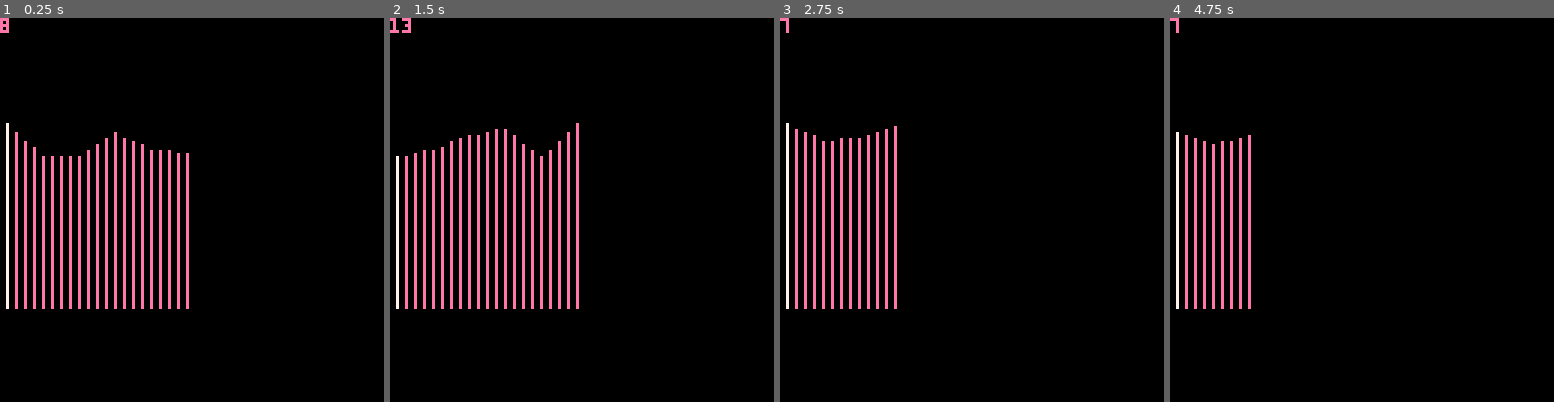
Above: before the commit, frames 1-4 (left to right).
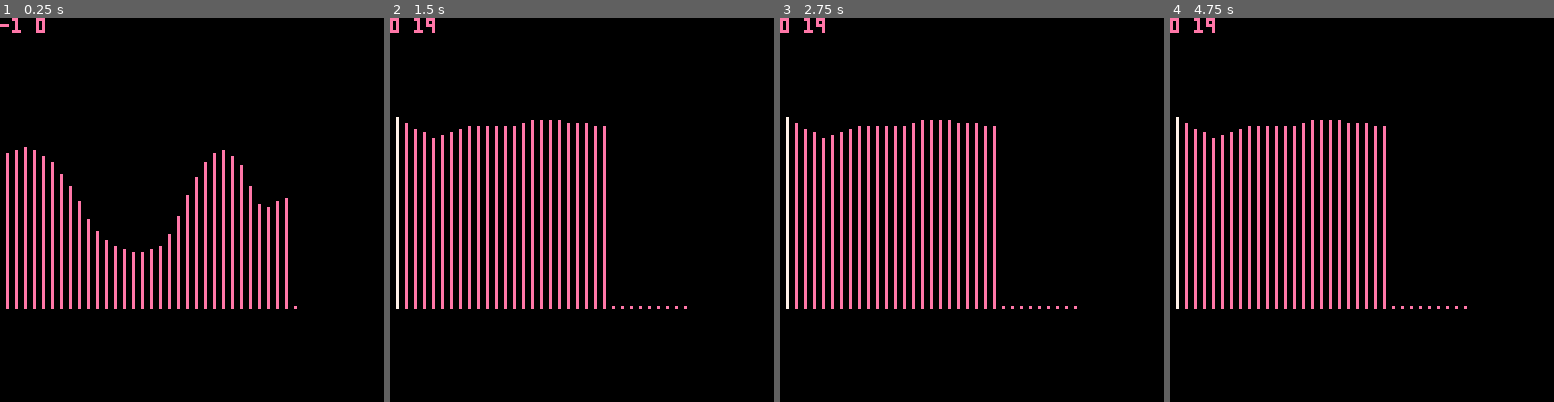
Above: after the commit, the same moments.

Repository: DeCarabas/pico_carts
Game: PICO-8 cartridge calls.p8
The game is run twice, just before and just after one commit, with the same random seed, the same clock (stepped at 60 frames per second) and the same inputs.
Inputs:
- Up to frame 1 (0.25 s): no input
- Up to frame 2 (1.5 s): tap X (X key) at 0.33, 1.07 s; tap O (Z key) at 0.7 s
- Up to frame 3 (2.75 s): tap O (Z key) at 1.7, 2.1, 2.5 s; tap X (X key) at 1.85 s
- Up to frame 4 (4.75 s): tap O (Z key) every 0.4 s from 2.9 to 4.5 s; tap X (X key) at 2.97, 4.08 s

The runs differ from the first frame. In frame 1, 6.0% of the frame differs, in the area x 0-78%, y 0-76%; in frame 2, 2.1%; in frame 3, 4.5%; in frame 4, 6.0%.

Commit message:
[calls] Even better

Diff:
--- a/calls.p8
+++ b/calls.p8
@@ -1,49 +1,57 @@
 pico-8 cartridge // http://www.pico-8.com
 version 22
 __lua__
-t=nil
-cl=0
+cl=32
 
 function lerp(a,b,t)
  return a+(b-a)*t
 end
 
+function gen_call(i)
+ local base=0x3200+(68*i)
+
+ cl=rnd(16)+8
+ for i=0,63,1 do
+  poke(0x3200+i,0)
+ end
+
+ local old=rnd(8)+56
+ for i=0,cl,4 do
+  local new=rnd(8)+56
+  for j=0,3 do
+   local addr=base+(i+j)*2
+   local pitch=lerp(old,new,j/4)
+   poke2(addr, 0x0a00|pitch)
+  end
+  old=new
+ end
+end
+
+play=false
+delay=0 pd=0
+
 function _update()
  if btnp(🅾️) then
-  t=nil
+  play=not play
  end
- if btnp(❎) then
-  t=0
- end
- if t==nil then
-  cl=rnd(16)+8
-  for i=0,32,1 do
-   poke(0x3200+i,0)
+ if play then
+  if stat(20)==-1 then
+   delay-=1
+   if delay<0 then
+    gen_call(0)
+    sfx(0)
+    delay=rnd(24)+2
+    pd=delay
+   end
   end
-
-  local old=rnd(12)+50
-  for i=0,cl,4 do
-   local new=rnd(12)+50
-   for j=0,3 do
-    poke(0x3200+i+j,lerp(old,new,j/4))
-   end
-   old=new
-  end
-  t=0
- end
- if t==0 then
-  sfx(0)
- end
- if t<=cl then
-  t+=1
  end
 end
 
 function _draw()
  cls(0)
- print(t)
- for i=0,cl,1 do
-  local pitch=peek(0x3200+i)
+ print(stat(20).." "..flr(pd))
+ for i=0,32,1 do
+  local pitch=peek(0x3200+(i*2))
   local x=(i*3)+2
   local c=14
   if i==stat(20) then
Not shown, changed: the sound effects (__sfx__) section of calls.p8
